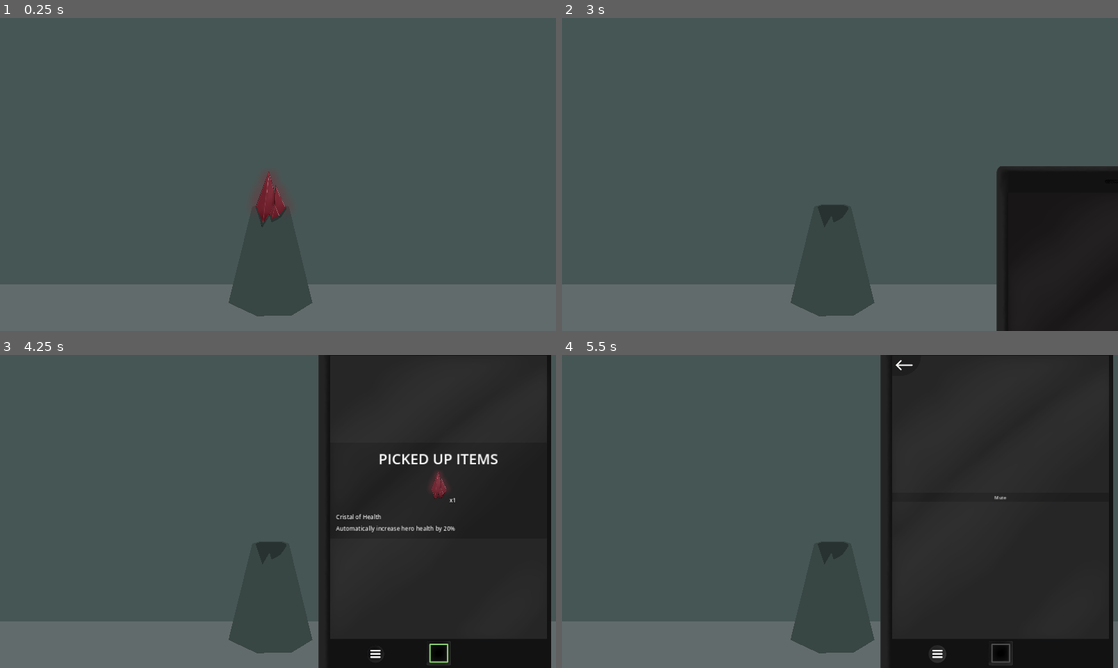
Above: before the commit, frames 1-4 (two rows, left to right).
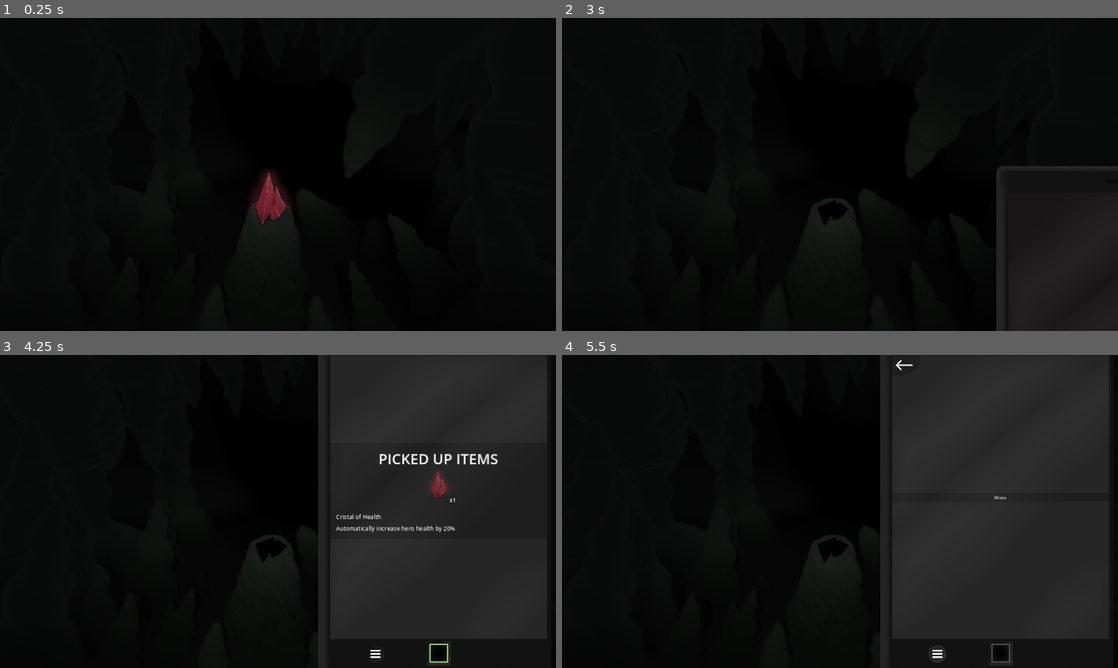
Above: after the commit, the same moments.

Repository: WcOnR/your-mom-is-the-dungeon-lord
Game: Godot game, scene res://game_objects/rooms/bonus_room/bonus_room.tscn
Two runs of this game, one before a commit and one after it. Both use one fixed random seed, a clock stepped at 60 frames per second and the inputs below. This scene is started directly instead of the project's main scene.
Inputs (mouse positions are in pixels of both pictures, inside the frame that each line leads up to):
- Up to frame 1 (0.25 s): no input
- Up to frame 2 (3 s): tap Enter at 0.5, 2 s; move the mouse to (962, 158) at 0.52 s; press the mouse at (962, 158) at 0.53 s; hold W 0.53-1.28 s; tap Space at 1.25, 2.75 s; move the mouse to (728, 190) at 1.27 s; release the mouse at (728, 190) at 1.28 s; click (728, 190) at 1.35 s; move the mouse to (895, 105) at 2.02 s; press the mouse at (895, 105) at 2.03 s; hold W from 2.03 s (still down); move the mouse to (812, 237) at 2.77 s; release the mouse at (812, 237) at 2.78 s; click (812, 237) at 2.85 s
- Up to frame 3 (4.25 s): move the mouse to (444, 558) at 3.52 s; release W at 3.53 s; press the mouse at (444, 558) at 3.53 s
- Up to frame 4 (5.5 s): release the mouse at (1006, 558) at 4.25 s; click (1001, 652) at 4.25 s; click (940, 655) at 5 s

The runs differ from the first frame. In frame 1, 100% of the frame differs, in the area x 0-100%, y 0-100%; in frame 2, 88%; in frame 3, 58%; in frame 4, 58%.
Error in both runs: Invalid access to property or key 'inventory_comp' on a base object of type 'Nil'. (res://ui/widgets/consumable_item_holder.gd:22)

Commit message:
Added bonus room bg

Diff:
--- a/game_objects/rooms/battle_rooms/battle_room.tscn
+++ b/game_objects/rooms/battle_rooms/battle_room.tscn
@@ -1,6 +1,7 @@
-[gd_scene load_steps=6 format=3 uid="uid://6dj4su8wc8ak"]
+[gd_scene load_steps=7 format=3 uid="uid://6dj4su8wc8ak"]
 
 [ext_resource type="Texture2D" uid="uid://e3tbq1glsbbn" path="res://game_objects/rooms/battle_rooms/battle_room_bg.png" id="1_nlcry"]
+[ext_resource type="Texture2D" uid="uid://c2xqbpk7fa61d" path="res://game_objects/rooms/battle_rooms/battle_bg.png" id="2_2d1ae"]
 [ext_resource type="PackedScene" uid="uid://bnca6y1kigsrx" path="res://ui/restart_screen/restart_screen.tscn" id="5_tjvym"]
 [ext_resource type="PackedScene" uid="uid://h8i61u7scjja" path="res://ui/phone/phone.tscn" id="8_0i1lv"]
 [ext_resource type="PackedScene" uid="uid://b6s25t3xxttat" path="res://game_objects/enemies/line_holder.tscn" id="8_8i71o"]
@@ -9,8 +10,15 @@
 [node name="Room" type="Node2D"]
 
 [node name="Background" type="Sprite2D" parent="."]
+visible = false
 z_index = -10
 texture = ExtResource("1_nlcry")
+centered = false
+
+[node name="BattleBg" type="Sprite2D" parent="."]
+z_index = -10
+position = Vector2(0, -10)
+texture = ExtResource("2_2d1ae")
 centered = false
 
 [node name="LineHolder" parent="." instance=ExtResource("8_8i71o")]
--- a/game_objects/rooms/bonus_room/bonus_room.tscn
+++ b/game_objects/rooms/bonus_room/bonus_room.tscn
@@ -1,53 +1,35 @@
-[gd_scene load_steps=7 format=3 uid="uid://c60poi4tadglk"]
+[gd_scene load_steps=9 format=3 uid="uid://c60poi4tadglk"]
 
 [ext_resource type="PackedScene" uid="uid://cf0wckvixm5en" path="res://game_objects/rooms/bonus_room/pick_up_bonus.tscn" id="1_1nl3s"]
 [ext_resource type="Texture2D" uid="uid://t43nms5rskdx" path="res://game_objects/items/boosters/HealthCristal.png" id="1_b8w85"]
+[ext_resource type="Texture2D" uid="uid://bpwsi7bia0sxq" path="res://game_objects/rooms/bonus_room/bg_patch.png" id="3_ah2sy"]
 [ext_resource type="Script" path="res://game_objects/game_mode/bonus_game_mode/bonus_game_mode.gd" id="4_2y7wp"]
 [ext_resource type="Script" path="res://game_objects/items/item_preset.gd" id="5_xsc06"]
 [ext_resource type="Resource" uid="uid://x2dj2atleasc" path="res://game_objects/items/boosters/health_cristal.tres" id="6_776vp"]
+[ext_resource type="Texture2D" uid="uid://byss5quno1jve" path="res://game_objects/rooms/bonus_room/bonus_bg.png" id="7_p7r8t"]
 [ext_resource type="PackedScene" uid="uid://h8i61u7scjja" path="res://ui/phone/phone.tscn" id="7_v7qx5"]
 
 [node name="BonusRoom" type="Node2D"]
 
-[node name="Polygon2D" type="Polygon2D" parent="."]
-z_index = -5
-color = Color(0.27451, 0.337255, 0.329412, 1)
-polygon = PackedVector2Array(-14, -39, 1957, -38, 1943, 1101, -30, 1091)
+[node name="BonusBg" type="Sprite2D" parent="."]
+z_index = -10
+texture = ExtResource("7_p7r8t")
+centered = false
 
-[node name="Polygon2D2" type="Polygon2D" parent="."]
-z_index = -5
-color = Color(0.384314, 0.423529, 0.419608, 1)
-polygon = PackedVector2Array(-28, 1121, -26, 920, 1933, 919, 1961, 1126)
-
-[node name="Polygon2D3" type="Polygon2D" parent="."]
-z_index = -5
-position = Vector2(7.25433, 3.7653)
+[node name="HealthCristal" type="Sprite2D" parent="BonusBg"]
+position = Vector2(931, 636)
 scale = Vector2(0.993535, 0.996173)
-color = Color(0.222229, 0.276156, 0.269431, 1)
-polygon = PackedVector2Array(786.833, 982.996, 869.367, 649.721, 895.535, 641.69, 970.017, 640.687, 997.193, 649.721, 1078.72, 982.996, 1007.26, 1026.16, 885.471, 1029.17)
-
-[node name="Polygon2D2" type="Polygon2D" parent="Polygon2D3"]
-color = Color(0.158091, 0.201428, 0.195248, 1)
-polygon = PackedVector2Array(880.438, 649.721, 904.594, 721.998, 929.757, 680.84, 936.802, 704.932, 966.997, 688.871, 989.14, 657.752, 986.121, 649.721, 968.004, 643.698, 899.561, 643.698)
-
-[node name="HealthCristal" type="Sprite2D" parent="Polygon2D3"]
-position = Vector2(929.757, 634.664)
 texture = ExtResource("1_b8w85")
 
-[node name="Polygon2D5" type="Polygon2D" parent="Polygon2D3"]
-scale = Vector2(1, 1)
-color = Color(0.222229, 0.276156, 0.269431, 1)
-polygon = PackedVector2Array(907.614, 736.052, 902.581, 721.998, 929.757, 679.837, 937.809, 695.898, 979.076, 682.848, 975.05, 724.006)
-
-[node name="Polygon2D4" type="Polygon2D" parent="Polygon2D3"]
-scale = Vector2(1, 1)
-color = Color(0.158091, 0.201428, 0.195248, 1)
-polygon = PackedVector2Array(880.438, 649.721, 904.594, 721.998, 929.757, 680.84, 936.802, 704.932, 966.997, 688.871, 989.14, 657.752, 986.121, 649.721, 965.991, 678.833, 939.822, 691.882, 930.763, 674.817, 906.607, 705.936, 883.457, 650.725)
+[node name="BgPatch" type="Sprite2D" parent="BonusBg"]
+position = Vector2(868, 637)
+texture = ExtResource("3_ah2sy")
+centered = false
 
 [node name="PickUpBonus" parent="." instance=ExtResource("1_1nl3s")]
 visible = false
 game_mode = NodePath("../GameMode")
-bonus = NodePath("../Polygon2D3/HealthCristal")
+bonus = NodePath("../BonusBg/HealthCristal")
 
 [node name="GameMode" type="Node" parent="." groups=["GameMode"]]
 script = ExtResource("4_2y7wp")
Binary file added: game_objects/rooms/battle_rooms/battle_bg.png
Not shown, added: game_objects/rooms/battle_rooms/battle_bg.png.import
Binary file added: game_objects/rooms/bonus_room/bg_patch.png
Not shown, added: game_objects/rooms/bonus_room/bg_patch.png.import
Binary file added: game_objects/rooms/bonus_room/bonus_bg.png
Not shown, added: game_objects/rooms/bonus_room/bonus_bg.png.import
Not shown, added: game_objects/rooms/bonus_room/bonus_bg.png~
